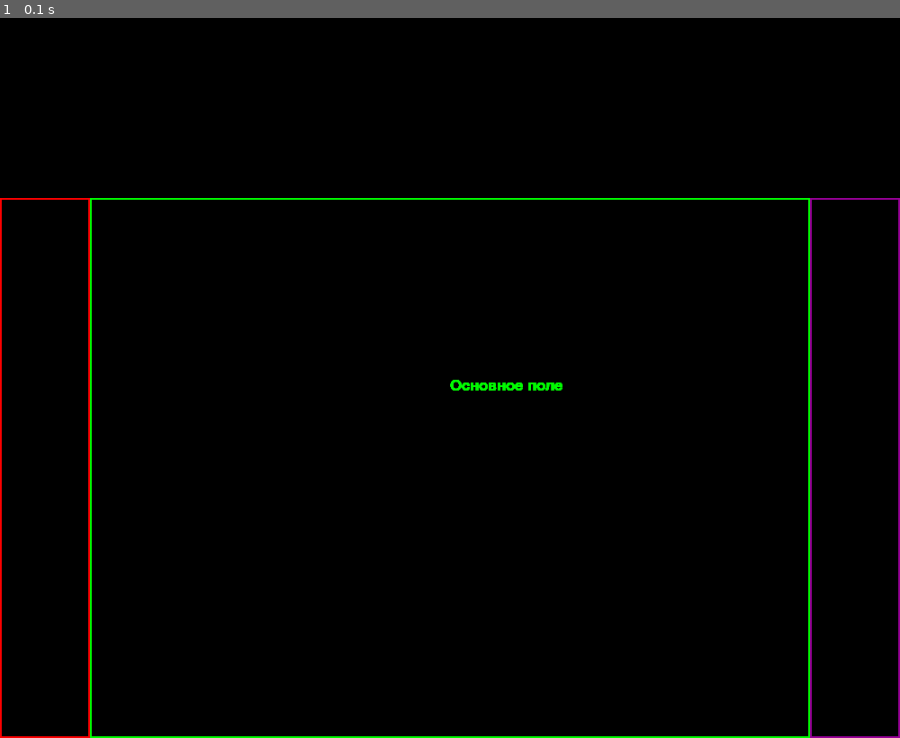
Above: before the commit, frame 1.
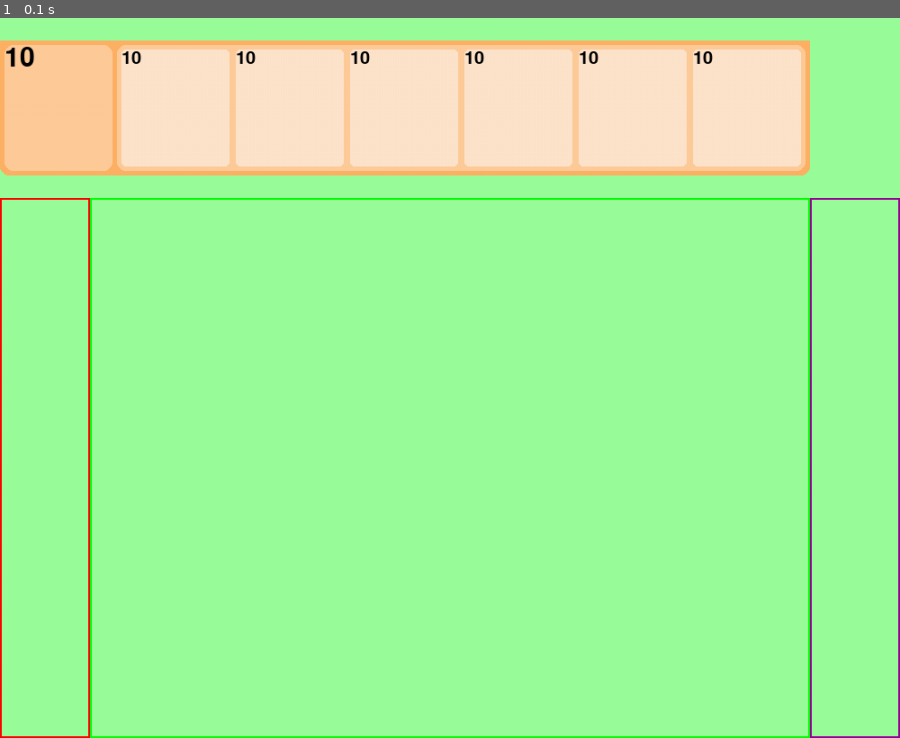
Above: after the commit, the same moment.

Repository: kapusta-gg/pygame_group5
Game: pygame game, started from main.py
Same seed, same stepped clock (60 frames per second), same inputs: the game is played once before the commit and once after it.
Inputs:
- Up to frame 1 (0.1 s): no input

The runs differ from the first frame. In frame 1, 99% of the frame differs, in the area x 0-100%, y 0-100%.

Commit message:
Описан файл interface.py

Diff:
--- a/main.py
+++ b/main.py
@@ -1,4 +1,5 @@
 from models.zone import *
+from models.interface import *
 
 
 if __name__ == '__main__':
@@ -10,6 +11,8 @@
     main_zone = MainZone()
     spawn_zone = SpawnZone()
 
+    hud = MainHUD()
+
     running = True
     while running:
         # Просматриваем все события
@@ -17,8 +20,10 @@
             if event.type == pygame.QUIT:
                 running = False
         # Отрисовка объектов
+        screen.fill((153, 255, 153))
         dead_zone.draw(screen)
         main_zone.draw(screen)
         spawn_zone.draw(screen)
+        hud.draw(screen)
         # Обновление экрана
         pygame.display.flip()
--- /dev/null
+++ b/models/interface.py
@@ -0,0 +1,43 @@
+import pygame
+
+
+class MainHUD:
+    FONT_SIZE = 45
+
+    def __init__(self):
+        self.back = pygame.rect.Rect(0, 25, 900, 150)
+        self.back_color = pygame.color.Color(255, 178, 102)
+
+        self.cash = pygame.rect.Rect(5, 30, 120, 140)
+        self.cash_color = pygame.color.Color(255, 204, 153)
+        self.cash_font = pygame.font.Font(None, MainHUD.FONT_SIZE)
+        self.cash_text = self.cash_font.render("10", True, (0, 0, 0))
+
+        self.cards = pygame.rect.Rect(130, 30, 765, 140)
+        self.cards_color = pygame.color.Color(255, 204, 153)
+        self.cards_list = [PlantCard(135 + 127 * i, 35) for i in range(6)]
+
+    def draw(self, screen: pygame.Surface):
+        pygame.draw.rect(screen, self.back_color, self.back,
+                         border_bottom_left_radius=10, border_bottom_right_radius=10)
+
+        pygame.draw.rect(screen, self.cash_color, self.cash, border_radius=10)
+        screen.blit(self.cash_text, (self.cash.x, self.cash.y))
+
+        pygame.draw.rect(screen, self.cards_color, self.cards, border_radius=10)
+        for card in self.cards_list:
+            card.draw(screen)
+
+
+class PlantCard:
+    FONT_SIZE = 30
+
+    def __init__(self, x: int, y: int):
+        self.back = pygame.rect.Rect(x, y, 120, 130)
+        self.back_color = pygame.color.Color(255, 229, 204)
+        self.cash_font = pygame.font.Font(None, PlantCard.FONT_SIZE)
+        self.cash_text = self.cash_font.render("10", True, (0, 0, 0))
+
+    def draw(self, screen: pygame.Surface):
+        pygame.draw.rect(screen, self.back_color, self.back, border_radius=5)
+        screen.blit(self.cash_text, (self.back.x, self.back.y))
--- a/models/zone.py
+++ b/models/zone.py
@@ -6,15 +6,9 @@
         self.main_zone_hitbox = pygame.rect.Rect(100, 200, 800, 600)
         self.main_zone_color = pygame.color.Color((0, 255, 0))
 
-        #Создание текста
-        self.font = pygame.font.Font("fonts/raimei-hakke.regular.otf", 25)
-        self.text = self.font.render("Основное поле", True, (0, 255, 0))
-
-    def draw(self, screen):
+    def draw(self, screen: pygame.Surface):
         pygame.draw.rect(screen, self.main_zone_color, self.main_zone_hitbox, width=2)
 
-        #Отображение текста
-        screen.blit(self.text, (500, 400))
 
 
 class DeadZone:
@@ -22,7 +16,7 @@
         self.dead_zone_hitbox = pygame.rect.Rect(0, 200, 100, 600)
         self.dead_zone_color = pygame.color.Color((255, 0, 0))
 
-    def draw(self, screen):
+    def draw(self, screen: pygame.Surface):
         pygame.draw.rect(screen, self.dead_zone_color, self.dead_zone_hitbox, width=2)
 
 
@@ -31,5 +25,5 @@
         self.spawn_zone_hitbox = pygame.rect.Rect(900, 200, 100, 600)
         self.spawn_zone_color = pygame.color.Color((153, 0, 153))
 
-    def draw(self, screen):
+    def draw(self, screen: pygame.Surface):
         pygame.draw.rect(screen, self.spawn_zone_color, self.spawn_zone_hitbox, width=2)
